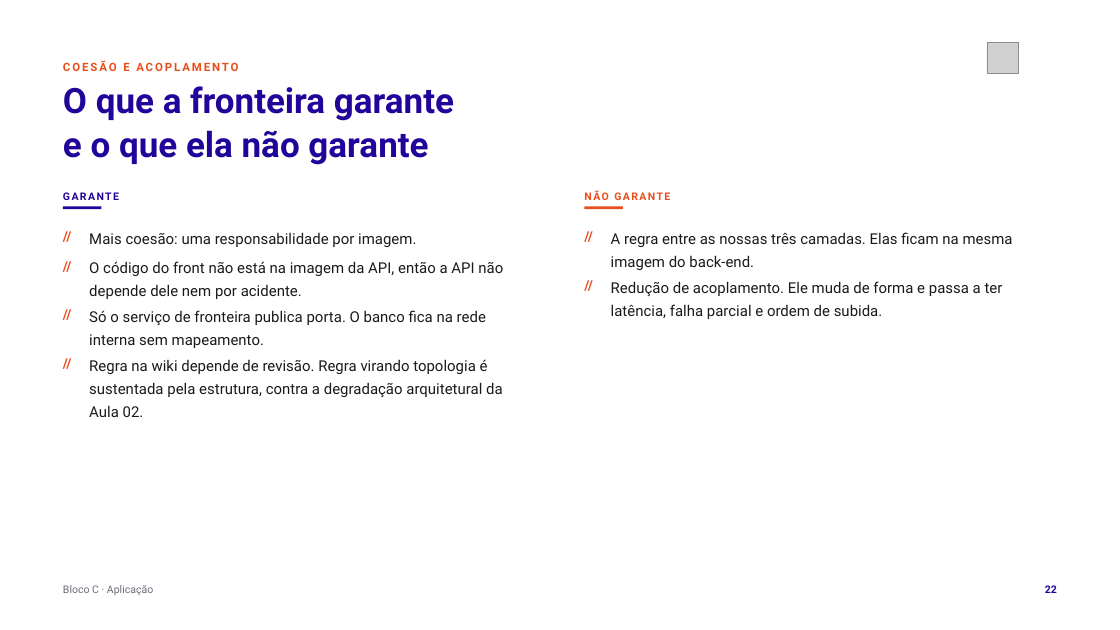
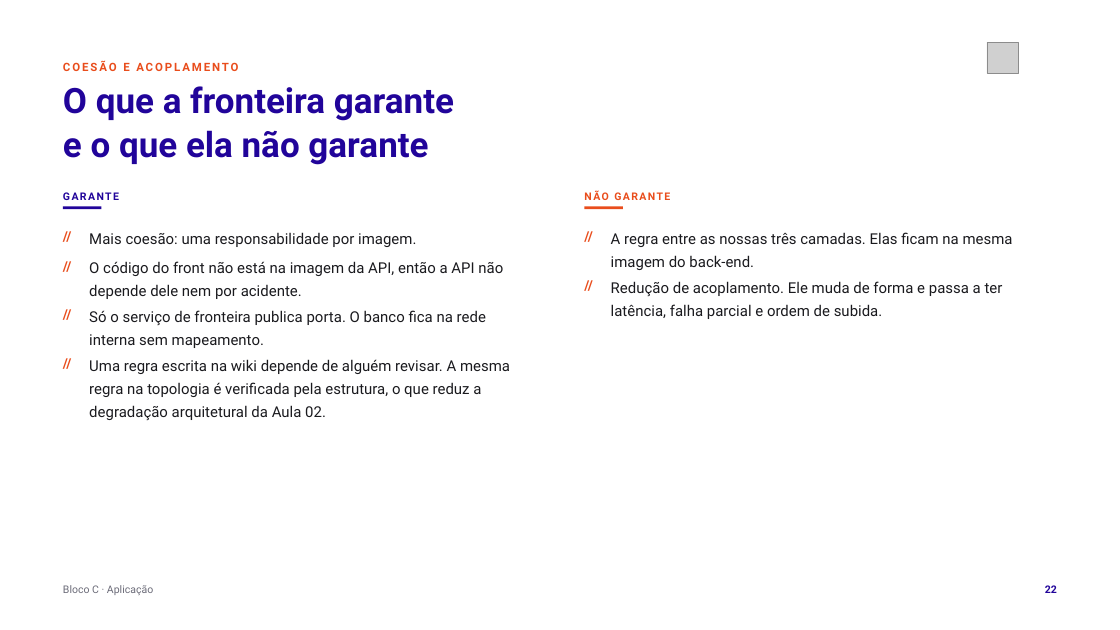
Before and after one commit to tcpassos/invite-app, a slide deck: slide 22 of trabalhos/T1-Docker-Invite-People.pptx. Drawn at 1120x630 pixels with LibreOffice and Linux fonts; fonts in the diff are those of the drawing; grey boxes stand for pictures. Boxes give left, top, right and bottom in pixels: in the first picture for what was removed or moved away, otherwise in the second. Text is boxed around its words. In the diff, an @@ line names an element or a change of style, - is before the commit and + after.

```diff
--- a/trabalhos/T1-Docker-Invite-People.pptx
+++ b/trabalhos/T1-Docker-Invite-People.pptx
@@ text at box(89, 359, 510, 420): text changed @@
-Regra na wiki depende de revisão. Regra virando topologia é sustentada pela estrutura, contra a degradação arquitetural da Aula 02.
+Uma regra escrita na wiki depende de alguém revisar. A mesma regra na topologia é verificada pela estrutura, o que reduz a degradação arquitetural da Aula 02.
```
Also in this commit, not shown: 28 other slides changed, 32 other files.
